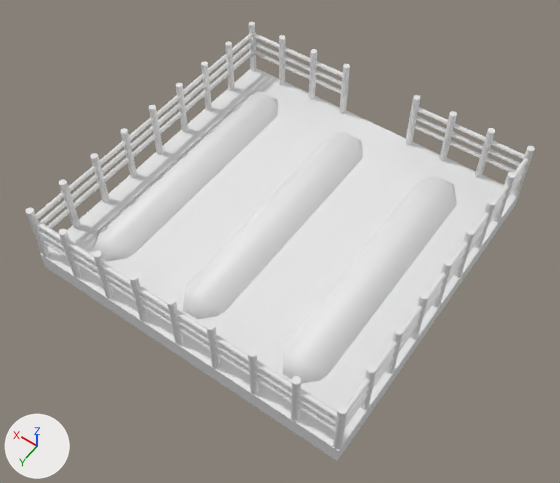
Renders of the FBX model Assets/Models/Structures/Farm.fbx from each side of a commit.
One viewpoint serves both versions: a camera (50 mm lens) standing at (-17.4, 25.1, 37.3) and looking at (-0.6, 1.6, 0.4). The lights are fixed; the arrows at lower left show +X, +Y and +Z. The first picture is the older version. Where no turn or scale is listed for an object, it has been applied to the vertices.

Objects in the first picture: 'Fence', 'Holder', 'Soil'.
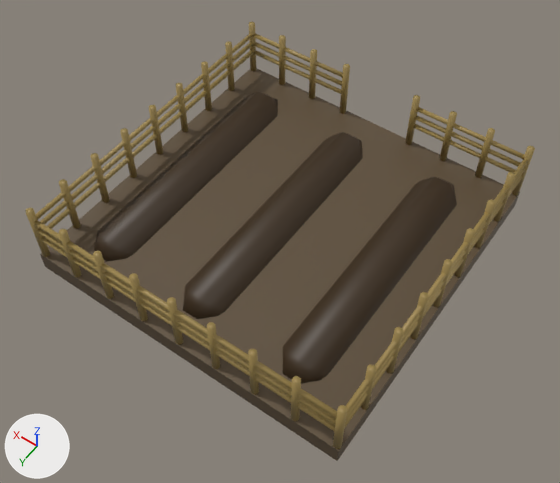
Changed parts and their boxes [x1, y1, x2, y2] in the pictures (560 x 483 px):
'Holder', recoloured (white to brown): [40, 68, 520, 461] in both
'Soil', recoloured (white to brown): [94, 91, 457, 384] in both
'Fence', recoloured, shading changed: [25, 22, 535, 449] in both

Patch to the scene script:
```diff
--- a/Assets/Models/Structures/Farm.fbx.py
+++ b/Assets/Models/Structures/Farm.fbx.py
@@ mat_material_001 @@
+mat_material_001 = principled_material('Material.001')
+mat_material_001.base_color = (0.0437, 0.0235, 0.00788)  # brown #3b2a16
@@ mat_material @@
+mat_material = principled_material('Material')
+mat_material.base_color = (0.34, 0.239, 0.074)  # yellow #9e864d
@@ mat_material_002 @@
+mat_material_002 = principled_material('Material.002')
+mat_material_002.base_color = (0.108, 0.072, 0.0366)  # brown #5c4c36
@@ me_cube_001 @@
 me_cube_001.from_pydata(...)  # 8 vertices, 6 faces; spans x -10.6..10.6, y -10.6..10.6, z -0.6..0.6
+me_cube_001.materials.append(mat_material_002)  # brown #5c4c36
@@ me_fence @@
 me_fence.from_pydata(...)  # 1104 vertices, 644 faces; spans x -10.6..10.6, y -10.2..11.1, z -2.1..1.9
 # used by ob_fence; location = (-0.08, -0.4, 2.37)
+# me_fence part 1: edges marked sharp go from 1656 to 0
+me_fence.materials.append(mat_material)  # yellow #9e864d
@@ me_soil @@
 me_soil.from_pydata(...)  # 72 vertices, 66 faces; spans x -8.5..8.5, y -8.7..8.7, z -0.7..1.0
+me_soil.materials.append(mat_material_001)  # brown #3b2a16
```
